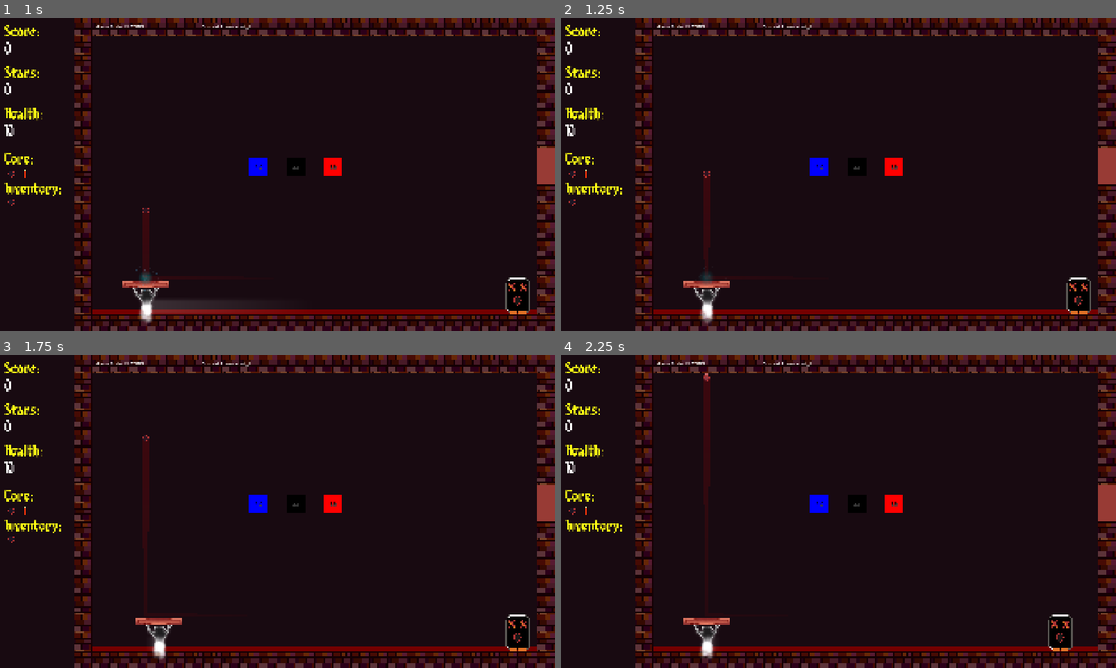
Above: before the commit, frames 1-4 (two rows, left to right).
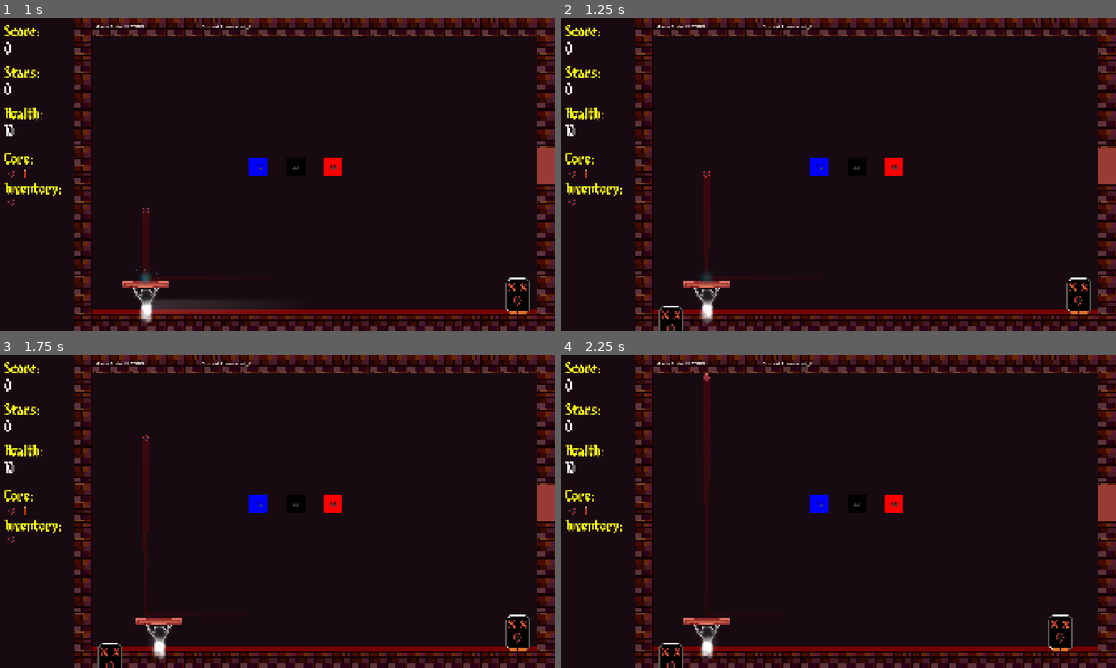
Above: after the commit, the same moments.

Repository: lostpoet999/escape_to_marty
Game: Godot game, scene res://scenes_and_scripts/levels/test_scene.tscn
Same seed, same stepped clock (60 frames per second), same inputs: the game is played once before the commit and once after it. This scene is started directly instead of the project's main scene. Sound files missing from this copy of the repository are replaced by a short silence.
Inputs (mouse positions are in pixels of both pictures, inside the frame that each line leads up to):
- Up to frame 1 (1 s): click (11, 174) at 0.52 s
- Up to frame 2 (1.25 s): no input
- Up to frame 3 (1.75 s): click (22, 511) at 1.27 s
- Up to frame 4 (2.25 s): click (572, 539) at 2.02 s

Frame 1 is identical in both runs. In frame 2, 0.3% of the frame differs, in the area x 17-23%, y 92-100%; in frame 3, 0.3%; in frame 4, 0.3%.

Commit message:
Spawn Deon from walls

Diff:
--- a/scenes_and_scripts/levels/floor_1_the_lighthouse/combat_1_1.tscn
+++ b/scenes_and_scripts/levels/floor_1_the_lighthouse/combat_1_1.tscn
@@ -4,6 +4,9 @@
 [ext_resource type="PackedScene" uid="uid://cm1kspxv86400" path="res://scenes_and_scripts/bricks/open_seal.tscn" id="2_qcry5"]
 
 [node name="combat_1_1" unique_id=565861230 instance=ExtResource("1_eysly")]
+
+[node name="side_wall_spawn_left_1" parent="PlayArea/Spawners" parent_id_path=PackedInt32Array(1587044855) index="0" unique_id=876214005]
+position = Vector2(350, 960)
 
 [node name="OpenSeal" parent="." index="6" unique_id=887021685 instance=ExtResource("2_qcry5")]
 position = Vector2(1088, 544)
--- a/scenes_and_scripts/levels/floor_1_the_lighthouse/floor_1_layout.tres
+++ b/scenes_and_scripts/levels/floor_1_the_lighthouse/floor_1_layout.tres
@@ -17,6 +17,7 @@
 [ext_resource type="Script" uid="uid://dm8qchhbo37mu" path="res://scenes_and_scripts/enemies/enemy_config.gd" id="13_74xxy"]
 [ext_resource type="Script" uid="uid://cqac2vv2p8oga" path="res://scenes_and_scripts/bricks/seal_phase_config.gd" id="13_rtyfa"]
 [ext_resource type="PackedScene" uid="uid://cm2bdw1o1sypc" path="res://scenes_and_scripts/enemies/specific_enemies/dark_cage/dark_cage.tscn" id="14_q8bvp"]
+[ext_resource type="PackedScene" uid="uid://c3bjgu70hca17" path="res://scenes_and_scripts/enemies/specific_enemies/no_see_me_demon/deon.tscn" id="18_q8bvp"]
 
 [sub_resource type="Resource" id="Resource_xcoa1"]
 script = ExtResource("1_hqd6g")
@@ -149,6 +150,12 @@
 very_rare = 1.0
 metadata/_custom_type_script = "uid://b1eqt2or38kw6"
 
+[sub_resource type="Resource" id="Resource_aume1"]
+script = ExtResource("13_74xxy")
+scene_ref = ExtResource("18_q8bvp")
+spawn_chance = 100.0
+metadata/_custom_type_script = "uid://dm8qchhbo37mu"
+
 [resource]
 script = ExtResource("2_j7weq")
 spawn_weight = SubResource("Resource_rtyfa")
@@ -161,4 +168,5 @@
 starting_room_id = "start_1"
 starting_room_scene = ExtResource("3_n2un6")
 seal_break_enemies = Array[ExtResource("13_74xxy")]([SubResource("Resource_w0og2")])
+wall_enemies = Array[ExtResource("13_74xxy")]([SubResource("Resource_aume1")])
 metadata/_custom_type_script = "uid://bvs3ugvgbabkc"
--- a/scenes_and_scripts/levels/room_base.gd
+++ b/scenes_and_scripts/levels/room_base.gd
@@ -6,7 +6,7 @@
 var bricks_in_level: int = 0
 @onready var game_state_lbl: Label = $GameState_Lbl
 @onready var current_room_lbl: Label = $CurrentRoom_Lbl
-
+var enemy_spawn_timer: Timer
 
 func _process(_delta: float) -> void:
 	game_state_lbl.text = "Game State: " + GameManager.GameState.keys()[GameManager.current_state]
@@ -27,6 +27,13 @@
 		bricks_cleared = true
 		stars_cleared = true
 		check_level_cleared()
+	if enemy_spawn_timer == null:
+		enemy_spawn_timer = Timer.new()
+		self.add_child(enemy_spawn_timer)
+	# Shorten wait time for the first enemy for quicker debugging
+	enemy_spawn_timer.wait_time = 1.0
+	enemy_spawn_timer.timeout.connect(timer_spawn_enemy)
+	enemy_spawn_timer.start()
 
 func check_level_cleared() -> void: #let gamemanager know level is cleared
 	if stars_cleared && bricks_cleared:
@@ -48,15 +55,32 @@
 
 func _on_enemy_requested(spawn_from: Area2D) -> void:
 	var seal_break_enemies = GameManager.floor_data.seal_break_enemies
+	var enemy = instantiate_random_enemy(seal_break_enemies)
+	if enemy:
+		spawn_from.get_parent().add_child(enemy)
+		enemy.position = spawn_from.position
+
+func timer_spawn_enemy() -> void:
+	var spawners = $PlayArea/Spawners.get_children()
+	# TODO: get select random spawner
+	# TODO: limit spawns to one per side
+	var selected_spawner = spawners[0]
+	var wall_enemies = GameManager.floor_data.wall_enemies
+	var enemy = instantiate_random_enemy(wall_enemies)
+	if enemy:
+		selected_spawner.get_parent().add_child(enemy)
+		enemy.position = selected_spawner.position
+	# Space out time between enemies
+	enemy_spawn_timer.wait_time = 10.0
+
+func instantiate_random_enemy(enemy_configs: Array[EnemyConfig]) -> Node2D:
 	var index = 0
 	var spawned_percentage = randf() * 100
-	while (index < seal_break_enemies.size()):
-		var spawn_configuration = seal_break_enemies[index]
+	while (index < enemy_configs.size()):
+		var spawn_configuration = enemy_configs[index]
 		if (spawned_percentage < spawn_configuration.spawn_chance):
-			var enemy = spawn_configuration.scene_ref.instantiate()
-			spawn_from.get_parent().add_child(enemy)
-			enemy.position = spawn_from.position
-			break
+			return spawn_configuration.scene_ref.instantiate()
 		else:
 			spawned_percentage -= spawn_configuration.spawn_chance
 			index += 1
+	return null
